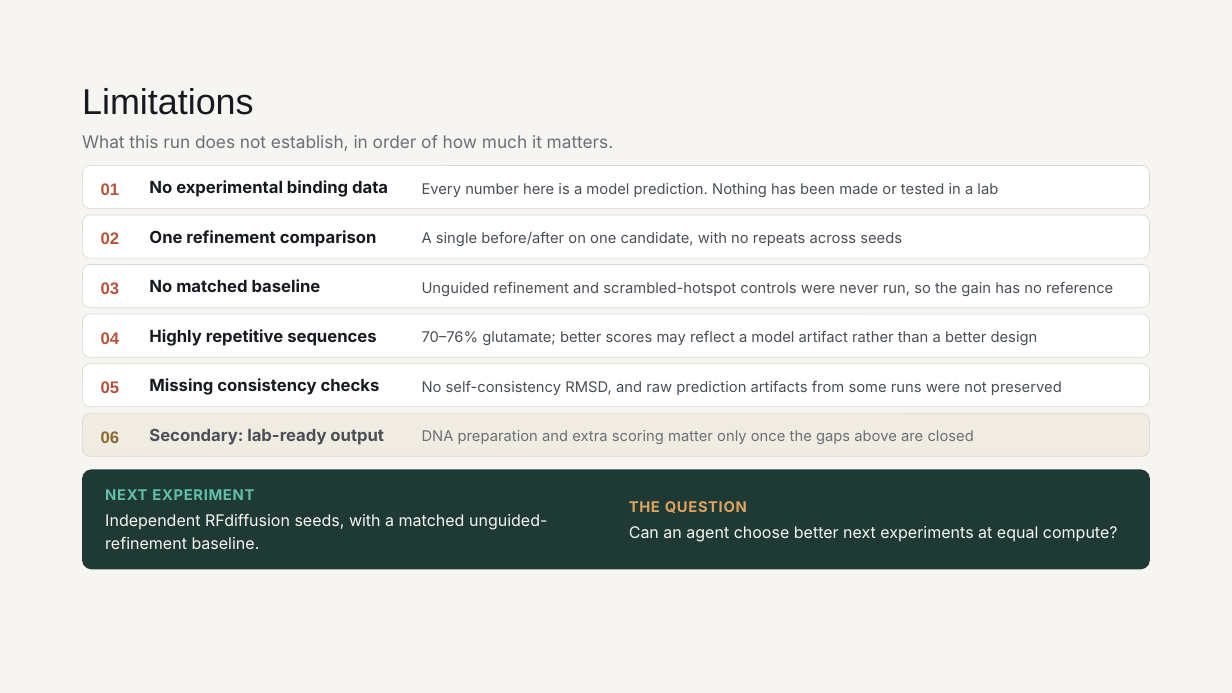
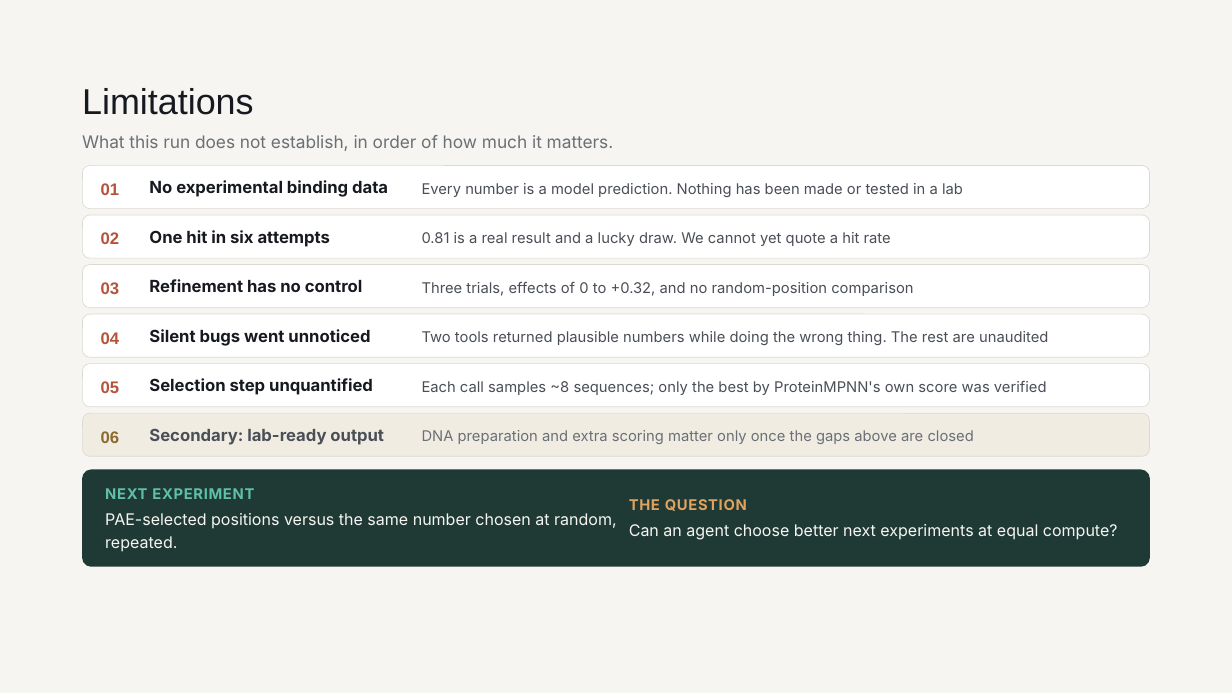
Before and after one commit to colehurwitz/binder-design-agent, a slide deck: slide 10 of Binder Design Agent.pptx (slide 9 before the commit). Drawn at 1232x693 pixels with LibreOffice and Linux fonts; fonts in the diff are those of the drawing. Boxes give left, top, right and bottom in pixels: in the first picture for what was removed or moved away, otherwise in the second. Text is boxed around its words. In the diff, an @@ line names an element or a change of style, - is before the commit and + after.

```diff
--- a/Binder Design Agent.pptx
+++ b/Binder Design Agent.pptx
@@ text at <box>422,183,963,197</box>: text changed @@
-Every number here is a model prediction. Nothing has been made or tested in a lab
+Every number is a model prediction. Nothing has been made or tested in a lab
@@ text at <box>149,230,330,247</box>: text changed @@
-One refinement comparison
+One hit in six attempts
@@ text at <box>422,232,891,246</box>: text changed @@
-A single before/after on one candidate, with no repeats across seeds
+0.81 is a real result and a lucky draw. We cannot yet quote a hit rate
@@ text at <box>149,279,363,292</box>: text changed @@
-No matched baseline
+Refinement has no control
@@ text at <box>422,282,913,296</box>: text changed @@
-Unguided refinement and scrambled-hotspot controls were never run, so the gain has no reference
+Three trials, effects of 0 to +0.32, and no random-position comparison
@@ text at <box>149,329,370,346</box>: text changed @@
-Highly repetitive sequences
+Silent bugs went unnoticed
@@ text at <box>422,331,1048,345</box>: text changed @@
-70–76% glutamate; better scores may reflect a model artifact rather than a better design
+Two tools returned plausible numbers while doing the wrong thing. The rest are unaudited
@@ text at <box>149,378,373,395</box>: text changed @@
-Missing consistency checks
+Selection step unquantified
@@ text at <box>422,381,1047,395</box>: text changed @@
-No self-consistency RMSD, and raw prediction artifacts from some runs were not preserved
+Each call samples ~8 sequences; only the best by ProteinMPNN's own score was verified
@@ rounded rectangle at <box>82,470,1151,567</box>: proportions changed @@
@@ text at <box>105,513,617,552</box>: text changed @@
-Independent RFdiffusion seeds, with a matched unguided-refinement baseline.
+PAE-selected positions versus the same number chosen at random, repeated.
```
Also in this commit, not shown: 4 slides added, 3 slides removed, 7 other files.
